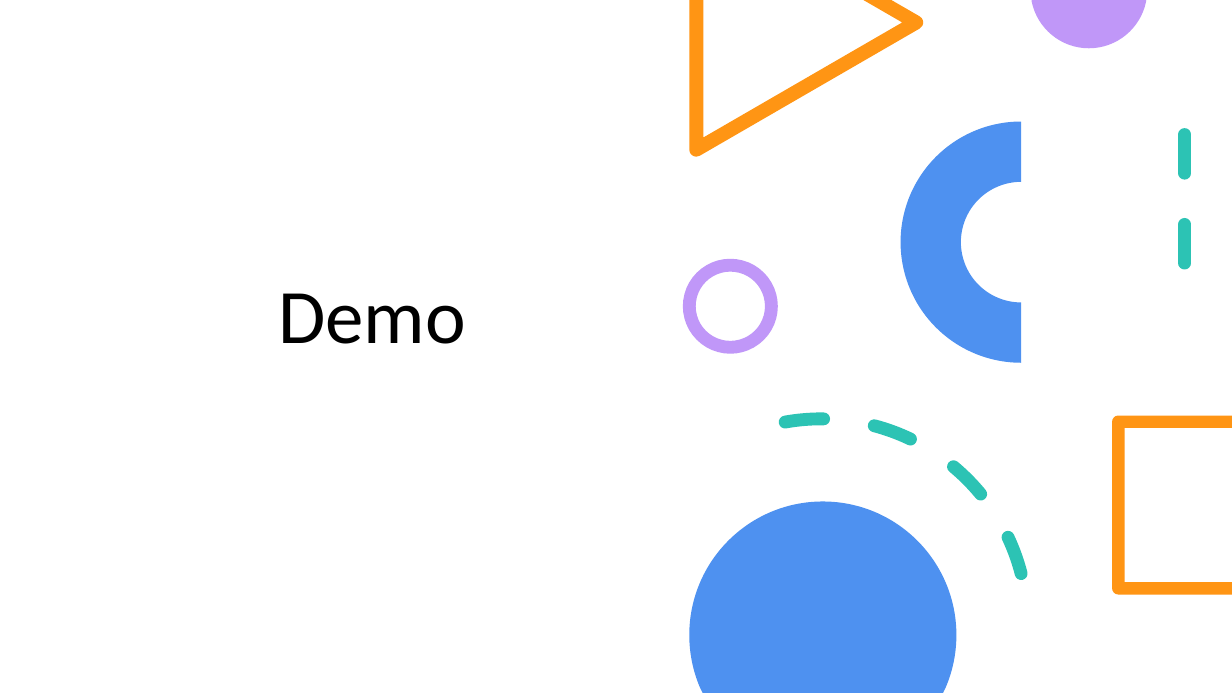
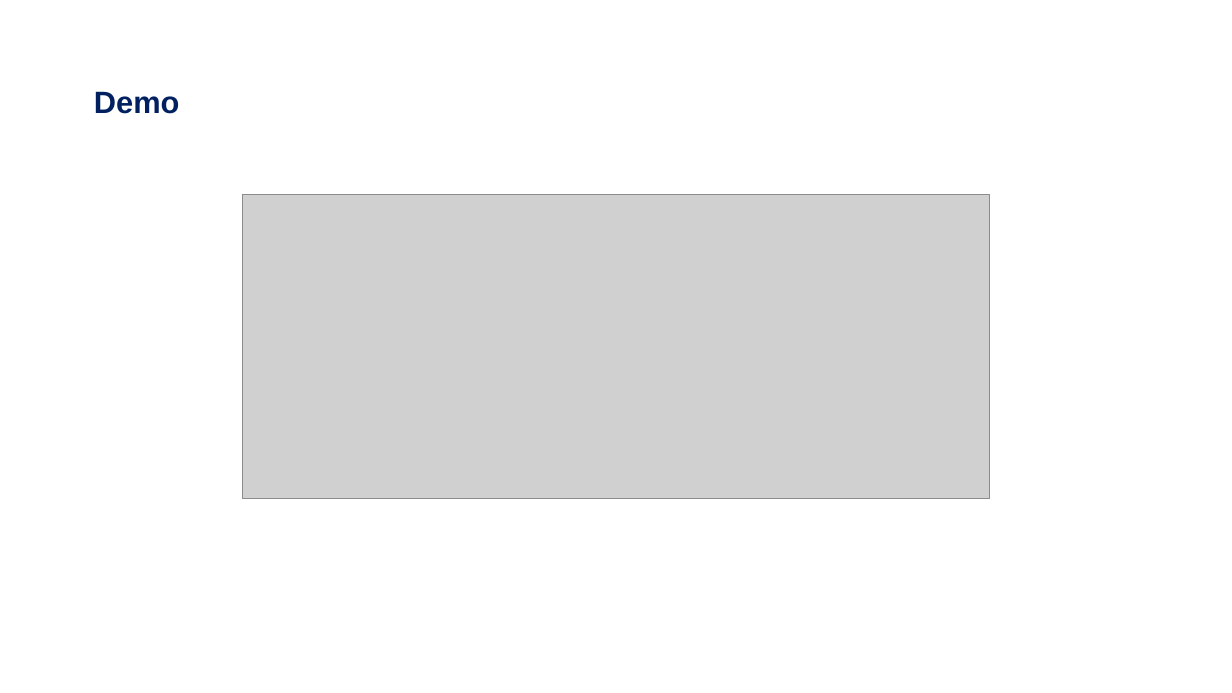
Before and after one commit to rgvna258/DaprDemoApp, a slide deck: slide 27 of files/Dapr-Final.pptx (slide 23 before the commit). Drawn at 1232x693 pixels with LibreOffice and Linux fonts; fonts in the diff are those of the drawing; grey boxes stand for pictures. Boxes give left, top, right and bottom in pixels: in the first picture for what was removed or moved away, otherwise in the second. Text is boxed around its words. In the diff, an @@ line names an element or a change of style, - is before the commit and + after.

Commit message:
Updates for demo

```diff
--- a/files/Dapr-Final.pptx
+++ b/files/Dapr-Final.pptx
@@ rectangle removed at (0,0,1232,693) @@
@@ freeform shape removed at (689,0,923,157) @@
@@ freeform shape removed at (1031,0,1146,48) @@
@@ freeform shape removed at (1031,0,1146,48) @@
@@ title "Demo": place and size @@
-title "Demo" at (278,293,466,344)
+title "Demo" at (94,91,180,114)
@@ title "Demo" at (94,91,180,114): size 60 to 24 pt, font Calibri to Arial, text colour #000000 to #002060, bold on; alignment centre to left; vertical alignment bottom to middle @@
@@ arch (boxed as its full ring) removed at (901,121,1142,362) @@
@@ line removed from (1185, 135) to (1185, 296) @@
@@ picture added at (242,194,990,499) @@
@@ ellipse removed at (689,265,772,348) @@
@@ arc (boxed as its full ellipse) removed at (583,386,1062,693) @@
@@ freeform shape removed at (1113,416,1232,595) @@
@@ freeform shape removed at (689,502,957,693) @@
```
Also in this commit, not shown: 18 other slides changed, 9 slides added, 4 slides removed, 15 other files.
